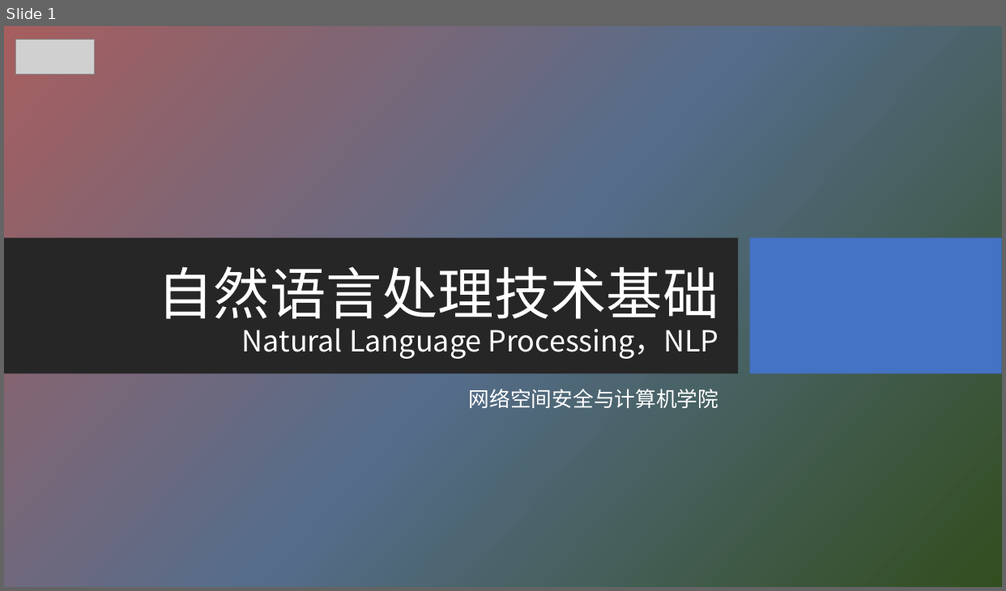
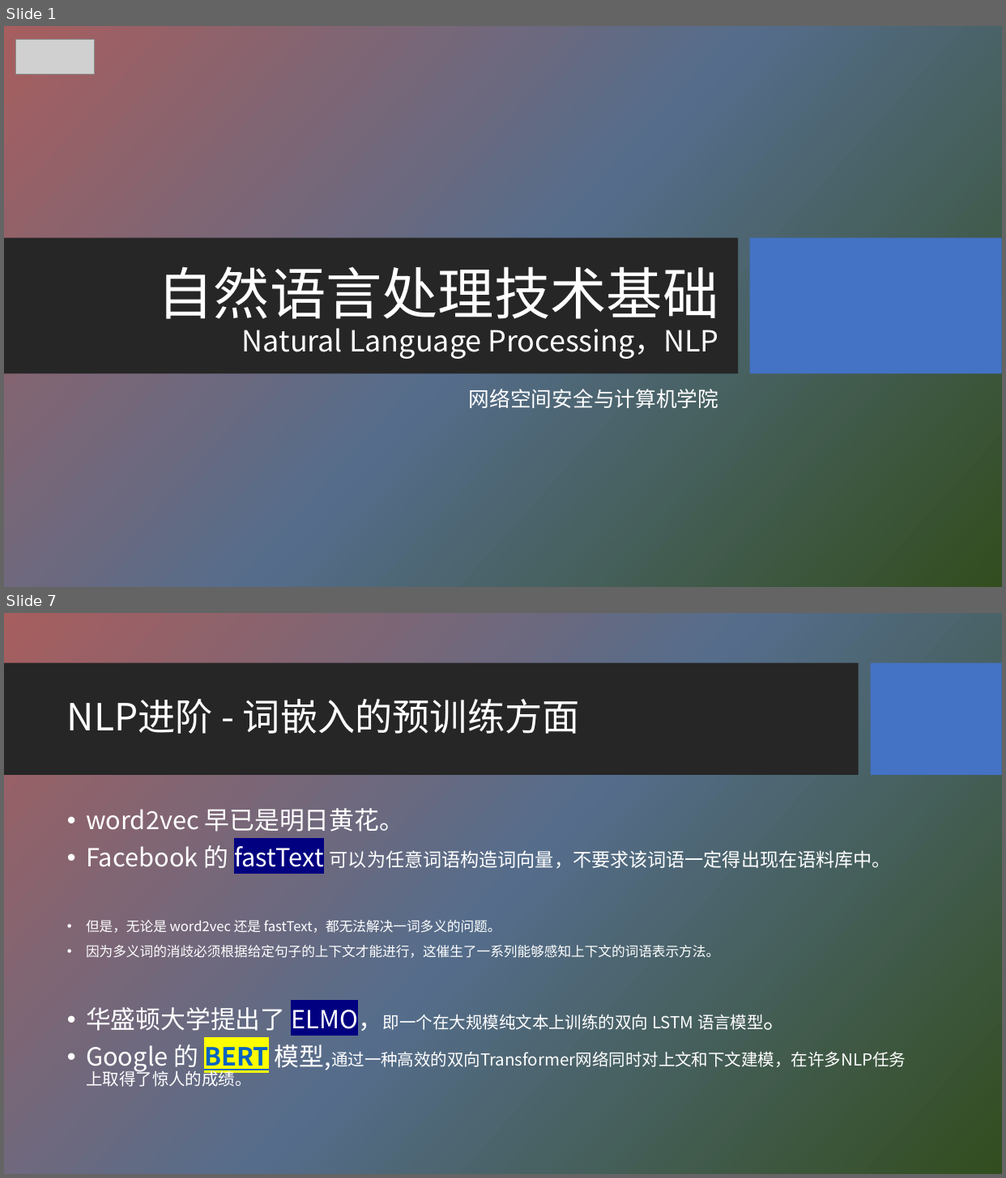
Before and after one commit to HBU/NLP_PPT, a slide deck: PPT-2020/ch09 语义分析.pptx. Shown one above the other, each under a label of ours: slide 1 before the commit, slides 1 and 7 after it; the slides between them are not shown. The pictures are 1006x591 and 1006x1178 pixels, drawn with LibreOffice and Linux fonts; fonts in the diff are those of the drawing; grey boxes stand for pictures; background and template pictures are left out. Boxes give left, top, right and bottom in pixels: in the first picture for what was removed or moved away, otherwise in the second. Text is boxed around its words. In the diff, an @@ line names an element or a change of style, - is before the commit and + after.

```diff
--- a/PPT-2020/ch09 语义分析.pptx
+++ b/PPT-2020/ch09 语义分析.pptx
@@ slide 7 added at box(4, 613, 1002, 1174), background picture (left out) @@
@@ rectangle added at box(4, 663, 859, 776), fill #262626 @@
@@ rectangle added at box(871, 663, 1002, 776), fill #4472C4 @@
@@ title added at box(67, 699, 580, 734), 36 pt, text #FFFFFF @@
+NLP进阶 - 词嵌入的预训练方面
@@ text added at box(86, 808, 906, 1087), 13 pt, text #FFFFFF @@
+• word2vec 早已是明日黄花。
+• Facebook 的 fastText 可以为任意词语构造词向量，不要求该词语一定得出现在语料库中。
+• 但是，无论是 word2vec 还是 fastText，都无法解决一词多义的问题。
+• 因为多义词的消歧必须根据给定句子的上下文才能进行，这催生了一系列能够感知上下文的词语表示方法。
+• 华盛顿大学提出了 ELMO，即一个在大规模纯文本上训练的双向 LSTM 语言模型。
+• Google 的 BERT 模型,通过一种高效的双向Transformer网络同时对上文和下文建模，在许多NLP任务上取得了惊人的成绩。
```
Also in this commit, not shown: 1 slide changed, 7 other slides added, 3 slides removed, 1 other file.
